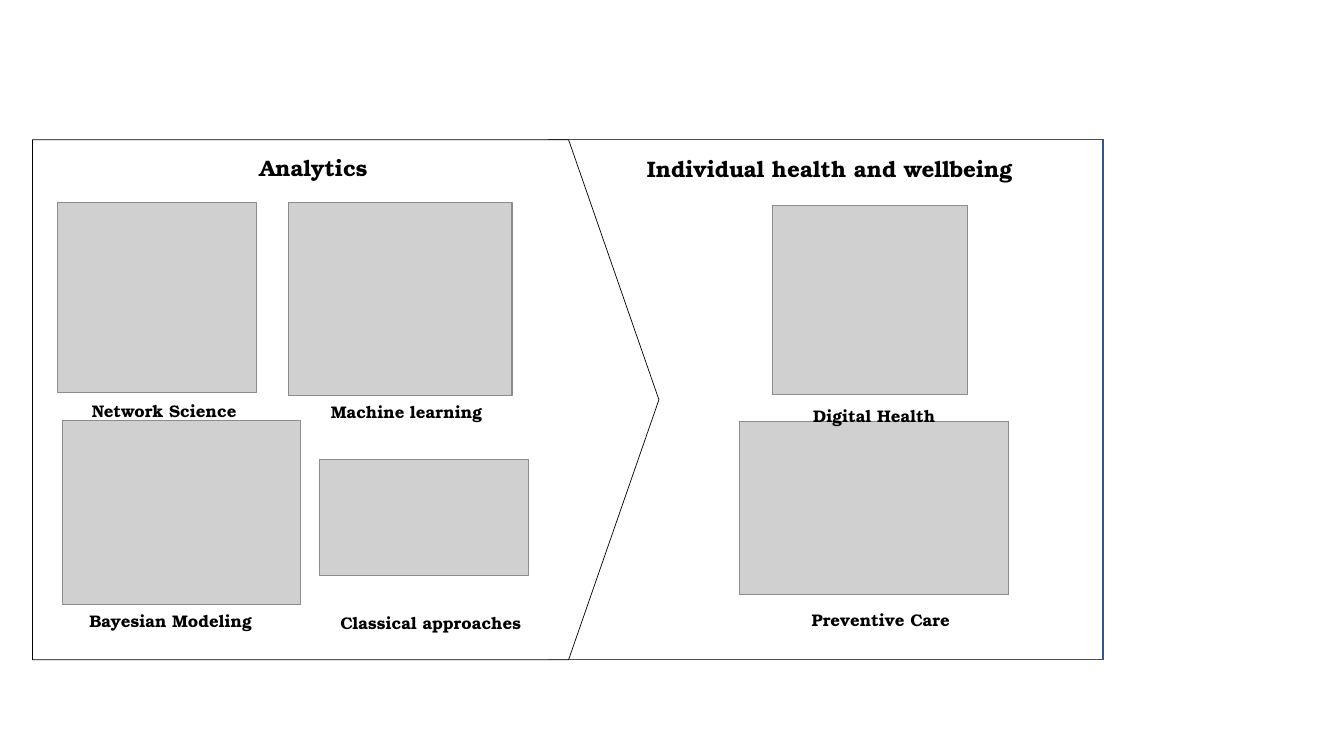
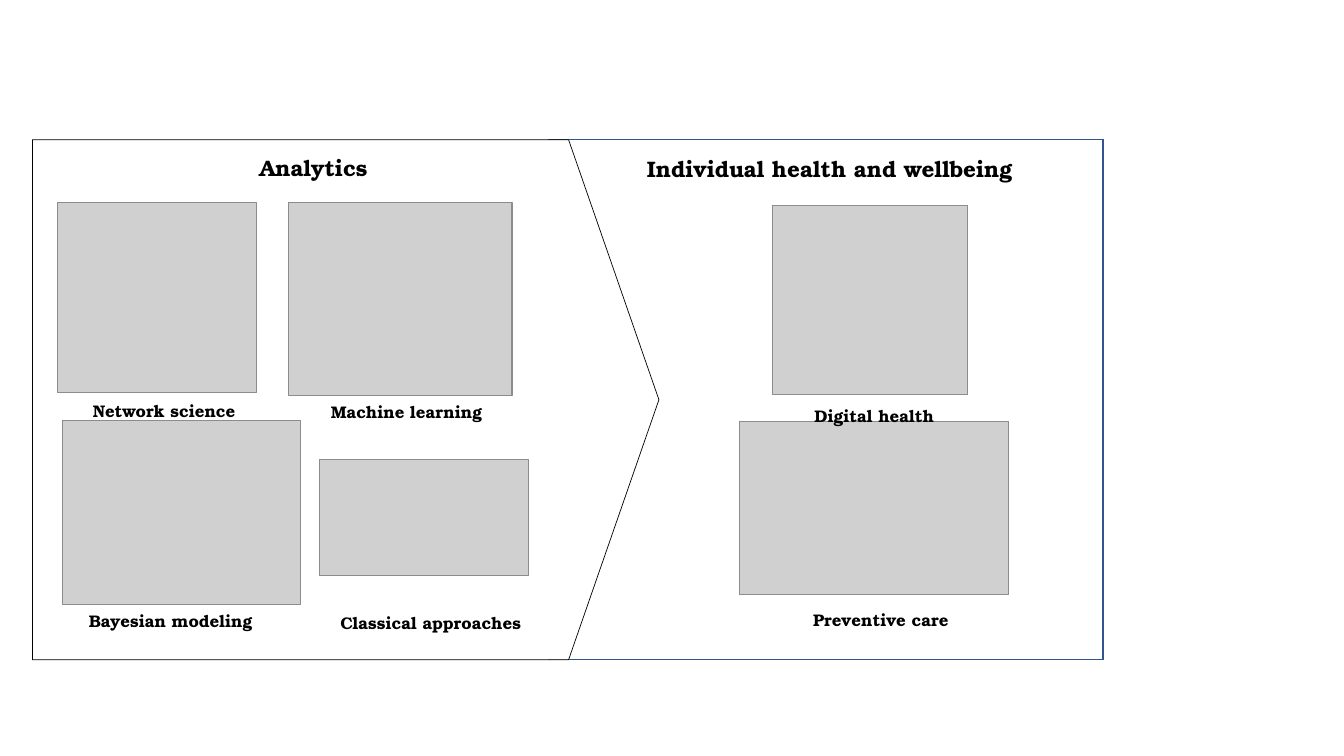
Before and after one commit to KarAnalytics/academicpages.github.io, a slide deck: slide 1 of files/Health_analytics.pptx. Drawn at 1344x756 pixels with LibreOffice and Linux fonts; fonts in the diff are those of the drawing; grey boxes stand for pictures. Boxes give left, top, right and bottom in pixels: in the first picture for what was removed or moved away, otherwise in the second. Text is boxed around its words. In the diff, an @@ line names an element or a change of style, - is before the commit and + after.

Commit message:
Updated CV
Also updated Health_analytics image to make the image titles consistent

```diff
--- a/files/Health_analytics.pptx
+++ b/files/Health_analytics.pptx
@@ text at bbox=[93, 404, 235, 422]: text changed @@
-Network Science
+Network science
@@ text at bbox=[814, 405, 934, 426]: text changed @@
-Digital Health
+Digital health
@@ text at bbox=[89, 614, 253, 631]: text changed @@
-Bayesian Modeling
+Bayesian modeling
@@ text at bbox=[813, 613, 949, 626]: text changed @@
-Preventive Care
+Preventive care
```
Also in this commit, not shown: 1 other slide changed, 6 other files.
